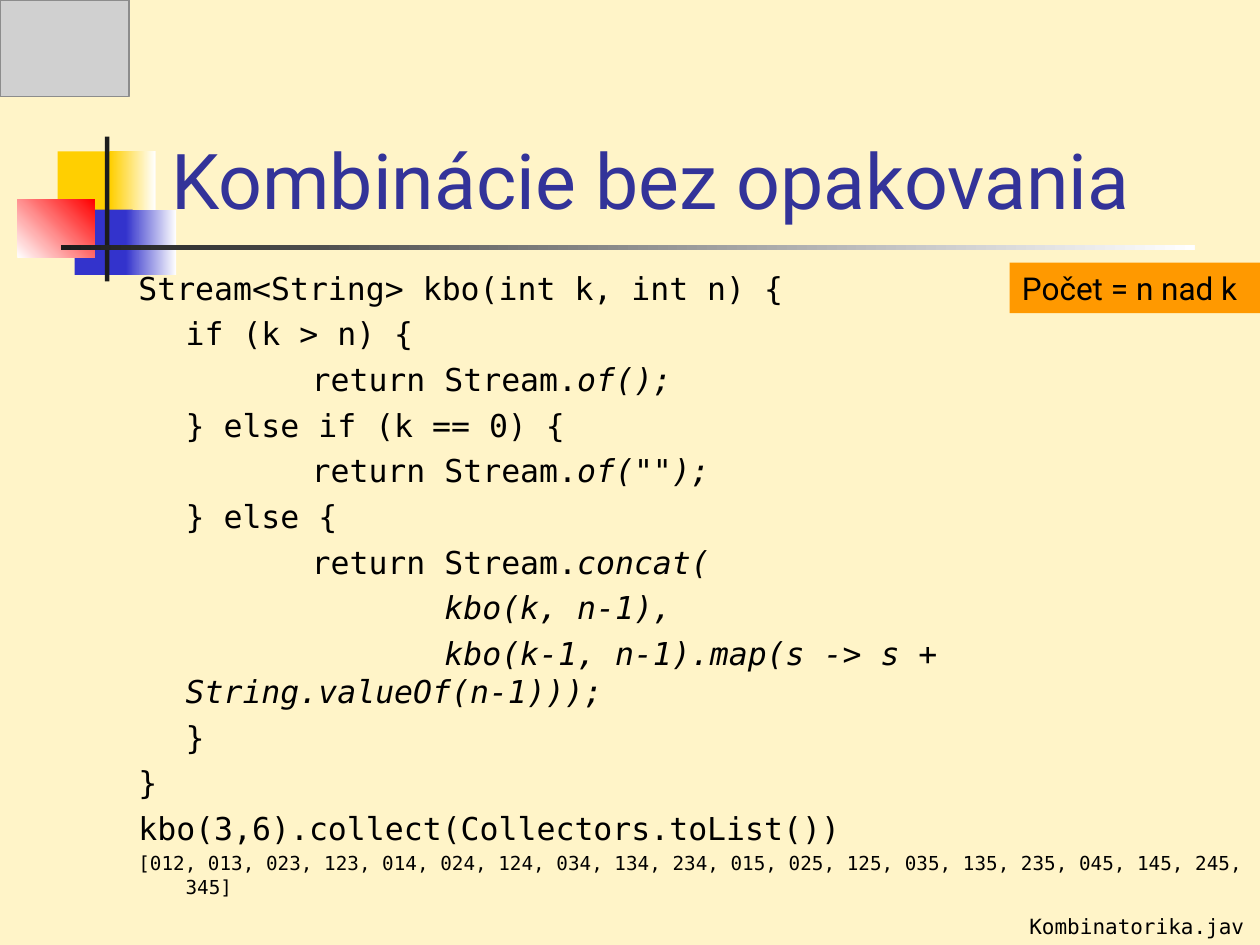
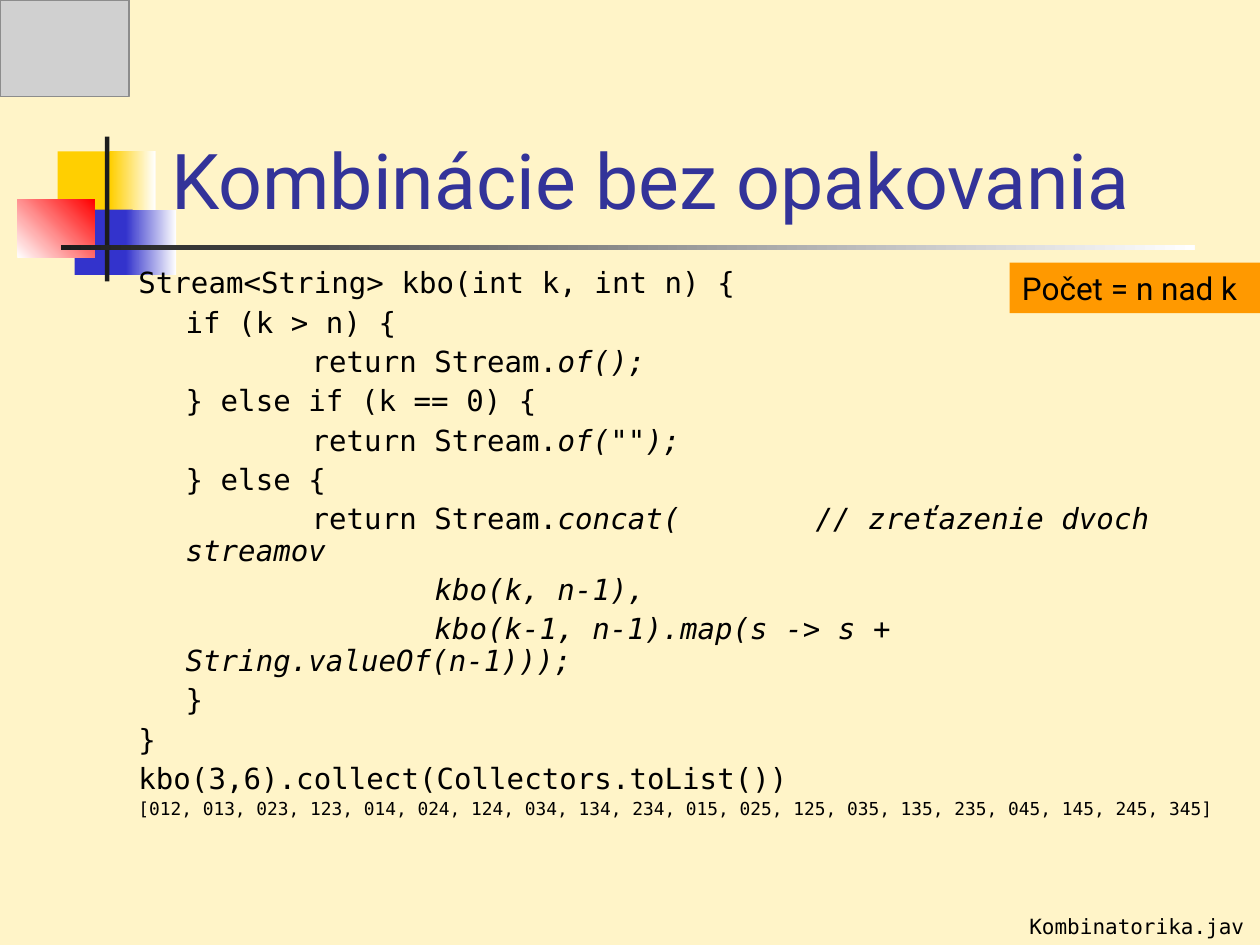
Before and after one commit to Programovanie4/Prednasky, a slide deck: slide 33 of 06Lambda/06_javaStream.ppt. Drawn at 1260x945 pixels with LibreOffice and Linux fonts; fonts in the diff are those of the drawing; grey boxes stand for pictures. Boxes give left, top, right and bottom in pixels: in the first picture for what was removed or moved away, otherwise in the second. Text is boxed around its words. In the diff, an @@ line names an element or a change of style, - is before the commit and + after.

```diff
--- a/06Lambda/06_javaStream.ppt
+++ b/06Lambda/06_javaStream.ppt
@@ text at (138, 270, 1212, 818): size 18 to 16.6 pt in "Stream<String> kbo(int k, int n) {", "if (k > n) {", "return Stream.of();", "} else if (k == 0) {" and 7 more places; size 11 to 10.2 pt in "[012, 013, 023, 123, 014, 024, 124, ..."; line spacing 1 to 0.9 @@
@@ text at (186, 506, 1149, 562): text changed; size 18 to 16.6 pt; italic on @@
-return Stream.concat(
+return Stream.concat( // zreťazenie dvoch streamov
```
Also in this commit, not shown: 16 other slides changed, 1 other file.
